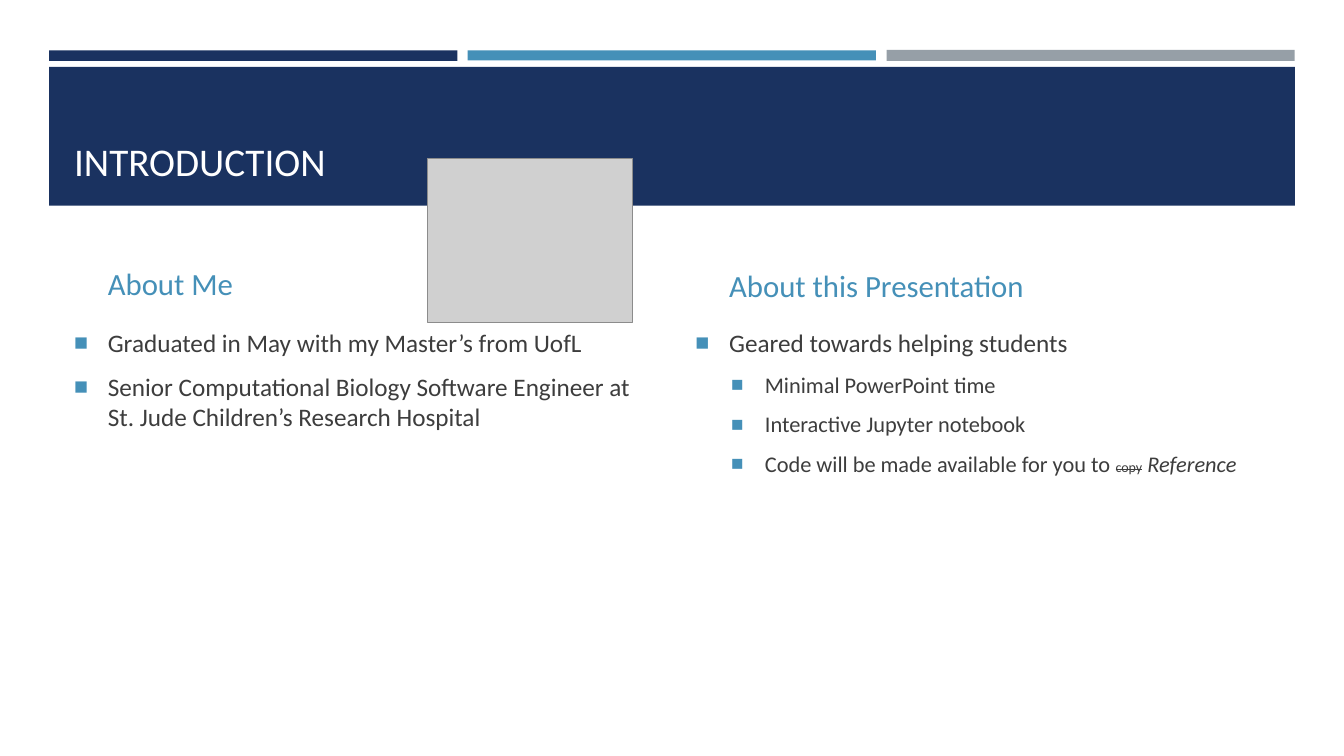
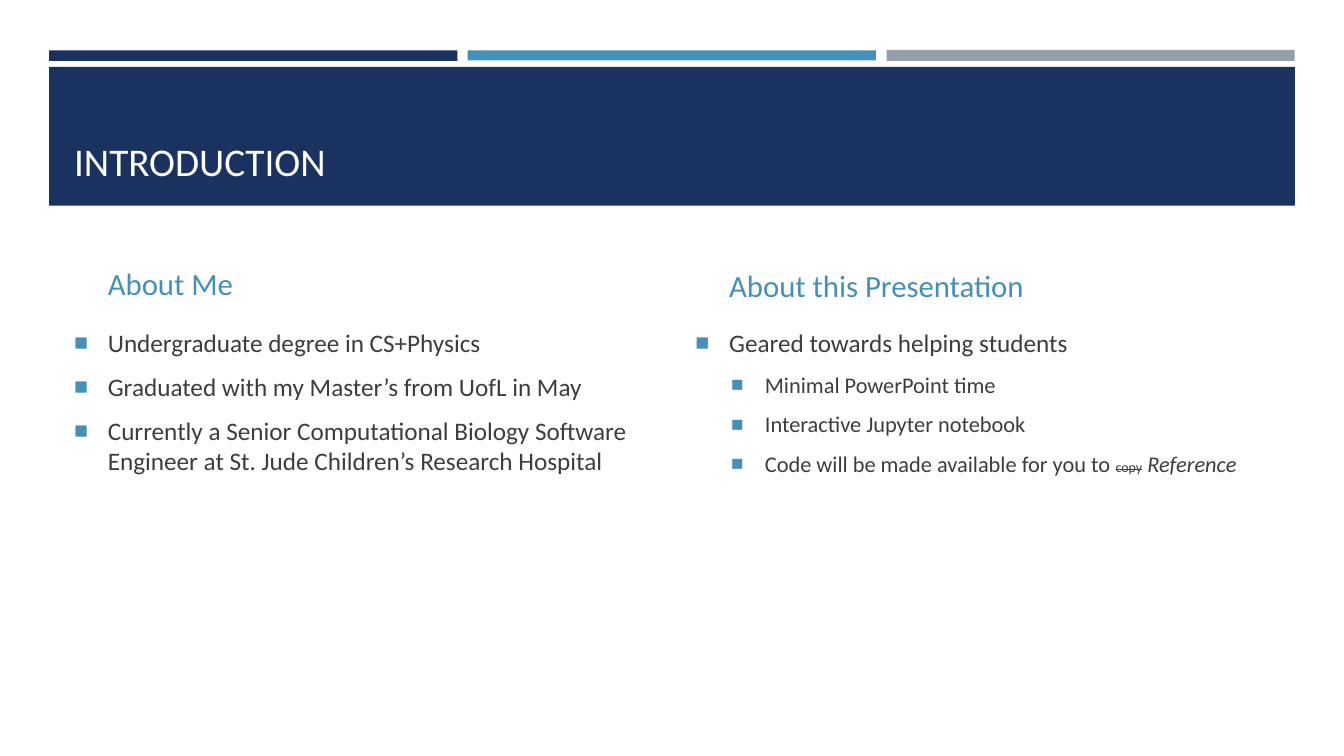
Before and after one commit to Tylman-M/plotly_seminar, a slide deck: slide 2 of Plotly for grad school.pptx. Drawn at 1344x756 pixels with LibreOffice and Linux fonts; fonts in the diff are those of the drawing; grey boxes stand for pictures. Boxes give left, top, right and bottom in pixels: in the first picture for what was removed or moved away, otherwise in the second. Text is boxed around its words. In the diff, an @@ line names an element or a change of style, - is before the commit and + after.

```diff
--- a/Plotly for grad school.pptx
+++ b/Plotly for grad school.pptx
@@ picture removed at (427, 158, 632, 323) @@
@@ text at (108, 334, 626, 475): text changed @@
-■ Graduated in May with my Master’s from UofL
-■ Senior Computational Biology Software Engineer at St. Jude Children’s Research Hospital
+■ Undergraduate degree in CS+Physics
+■ Graduated with my Master’s from UofL in May
+■ Currently a Senior Computational Biology Software Engineer at St. Jude Children’s Research Hospital
```
Also in this commit, not shown: 5 other files.
